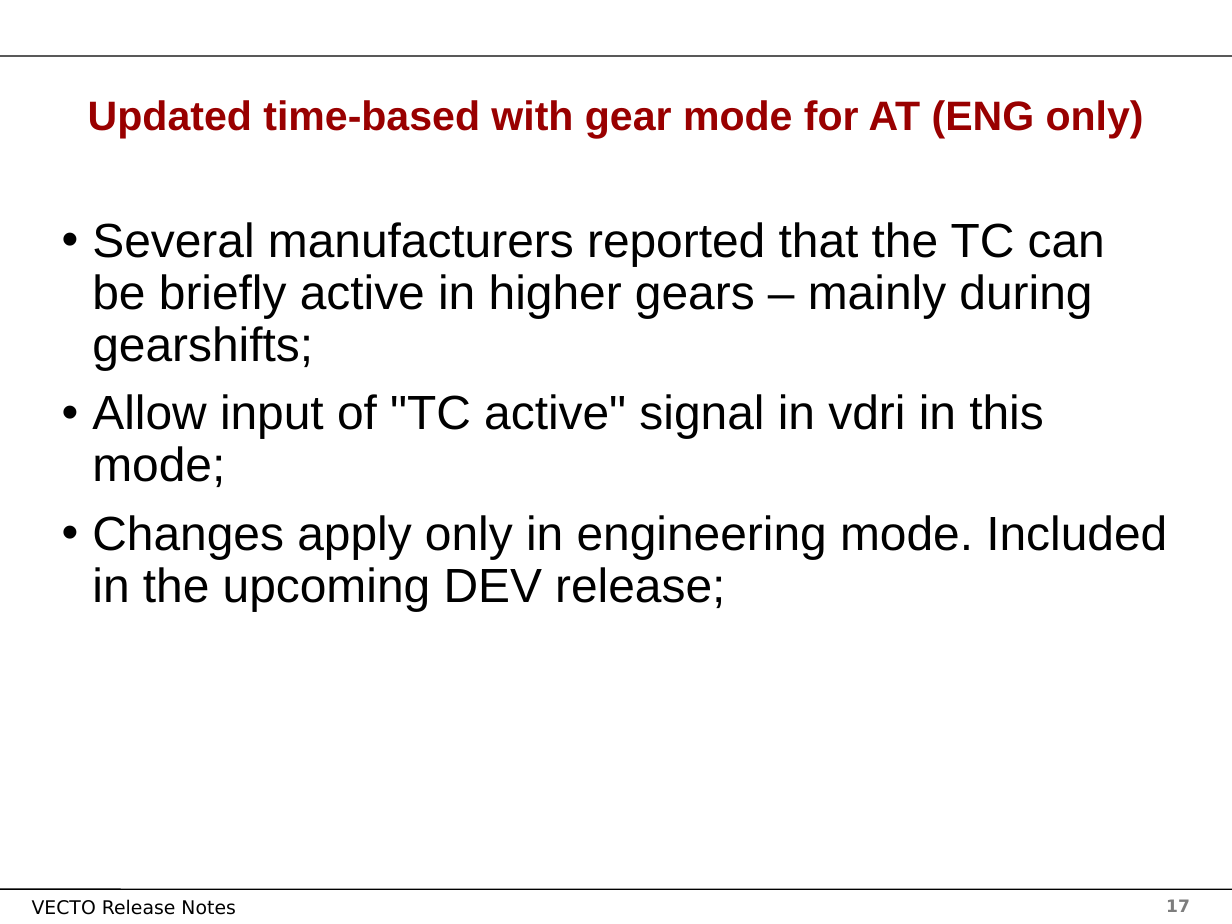
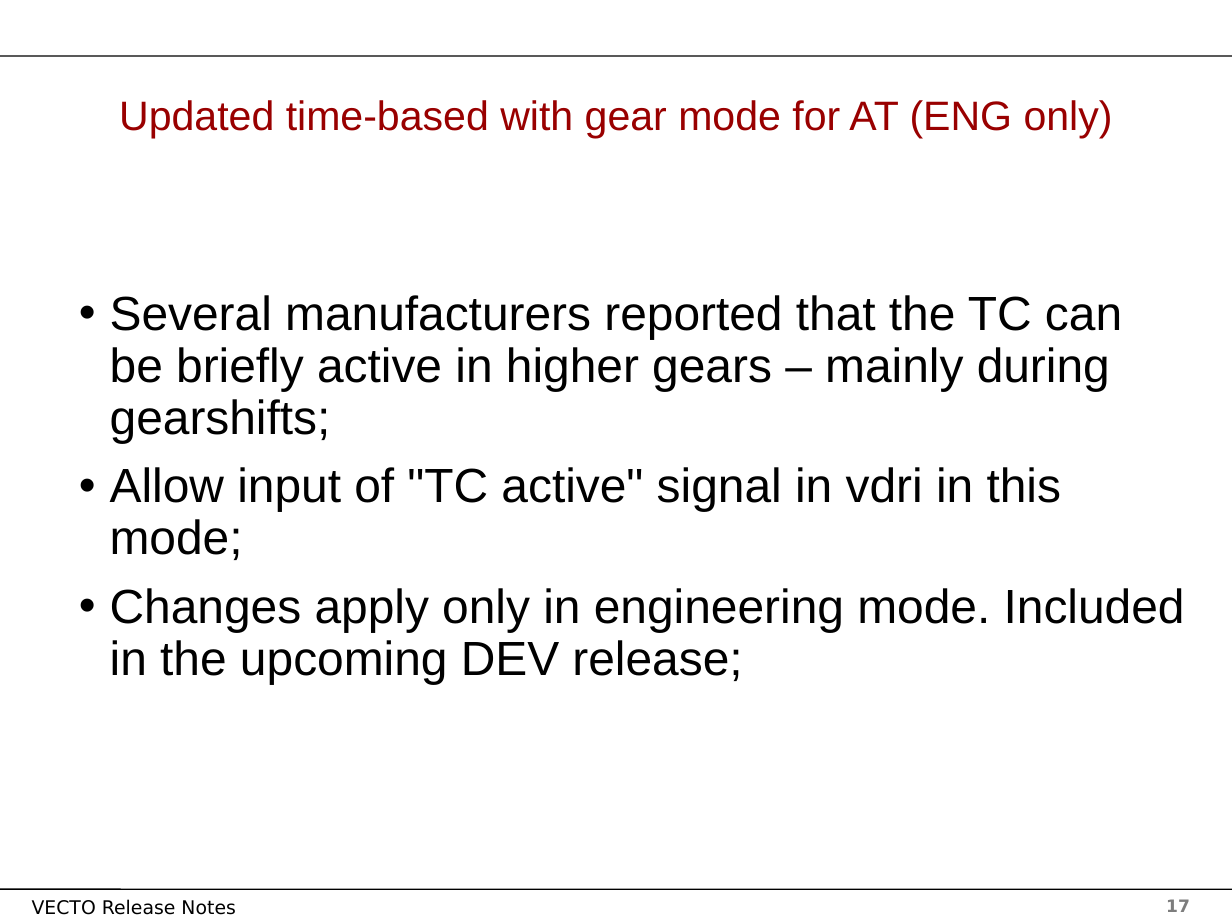
Before and after one commit to tanawadeatharva/BharatVECTO, a slide deck: slide 17 of Documentation/User Manual Source/Release Notes Vecto3.x.pptx. Drawn at 1232x924 pixels with LibreOffice and Linux fonts; fonts in the diff are those of the drawing; background and template pictures are left out. Boxes give left, top, right and bottom in pixels: in the first picture for what was removed or moved away, otherwise in the second. Text is boxed around its words. In the diff, an @@ line names an element or a change of style, - is before the commit and + after.

```diff
--- a/Documentation/User Manual Source/Release Notes Vecto3.x.pptx
+++ b/Documentation/User Manual Source/Release Notes Vecto3.x.pptx
@@ title "Updated time-based with gear mode ..." at [119, 100, 1113, 138]: bold off @@
@@ text "Several manufacturers reported that the ...": place and size @@
-text "Several manufacturers reported that the ..." at [92, 222, 1167, 611]
+text "Several manufacturers reported that the ..." at [110, 295, 1185, 684]
```
Also in this commit, not shown: 30 other slides changed.
